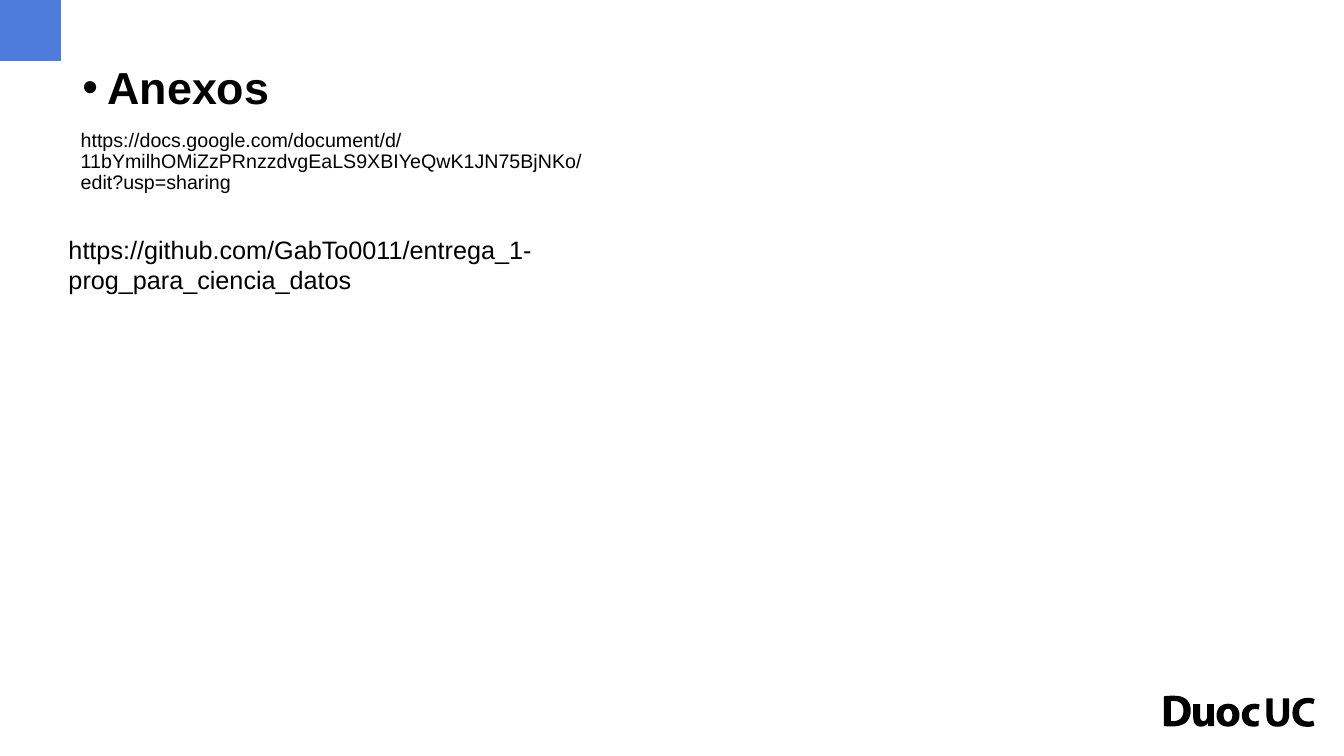
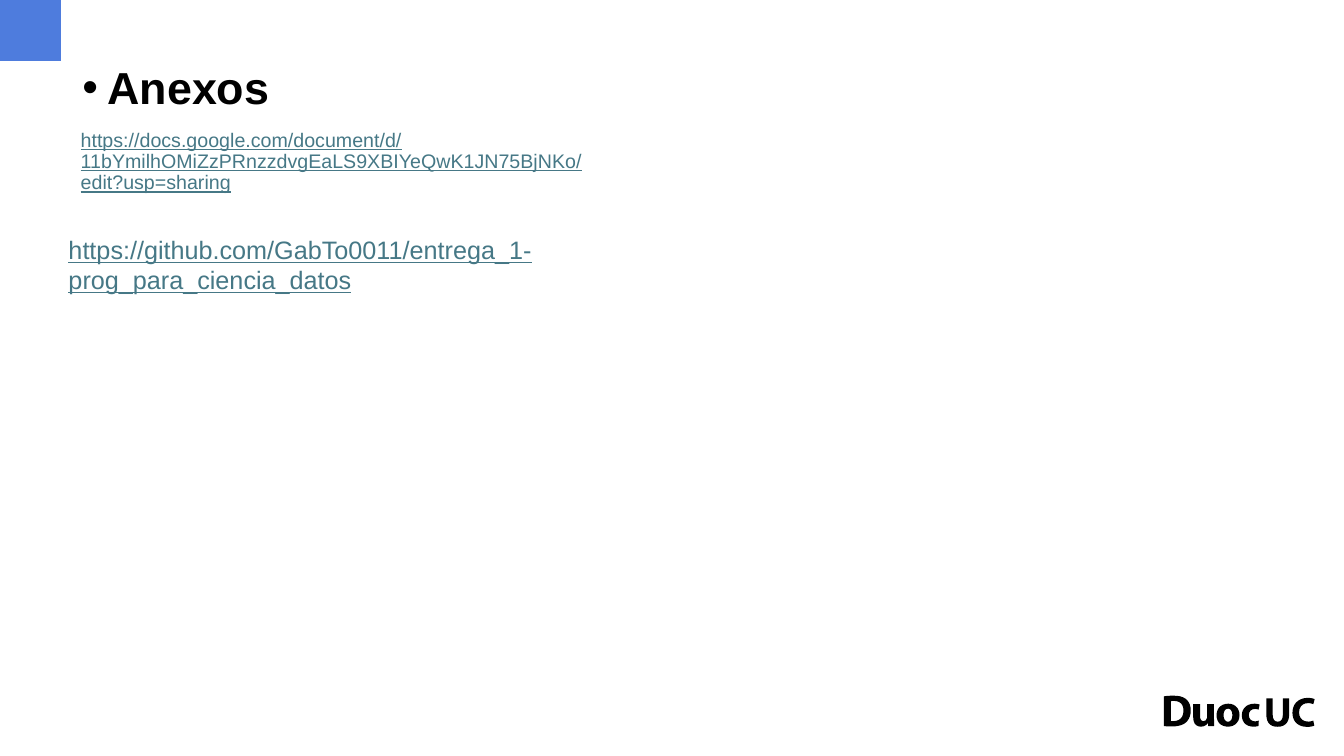
Before and after one commit to GabTo0011/entrega_1-prog_para_ciencia_datos, a slide deck: slide 14 of docs/Formato presentacion evaluacion parcial 1.pptx (slide 12 before the commit). Drawn at 1344x756 pixels with LibreOffice and Linux fonts; fonts in the diff are those of the drawing; background and template pictures are left out. Boxes give left, top, right and bottom in pixels: in the first picture for what was removed or moved away, otherwise in the second. Text is boxed around its words. In the diff, an @@ line names an element or a change of style, - is before the commit and + after.

```diff
--- a/docs/Formato presentacion evaluacion parcial 1.pptx
+++ b/docs/Formato presentacion evaluacion parcial 1.pptx
@@ text "https://docs.google.com/document/d/11bYmilhOMiZzPRnzzdvgEaLS ..." at (81, 132, 582, 193): text colour #000000 to #467886, underline on @@
@@ text "https://github.com/GabTo0011/entrega_1-prog_para_ciencia_dat ..." at (68, 240, 531, 295): text colour #000000 to #467886, underline on @@
```
Also in this commit, not shown: 4 other slides changed, 2 slides added, 1 other file.
